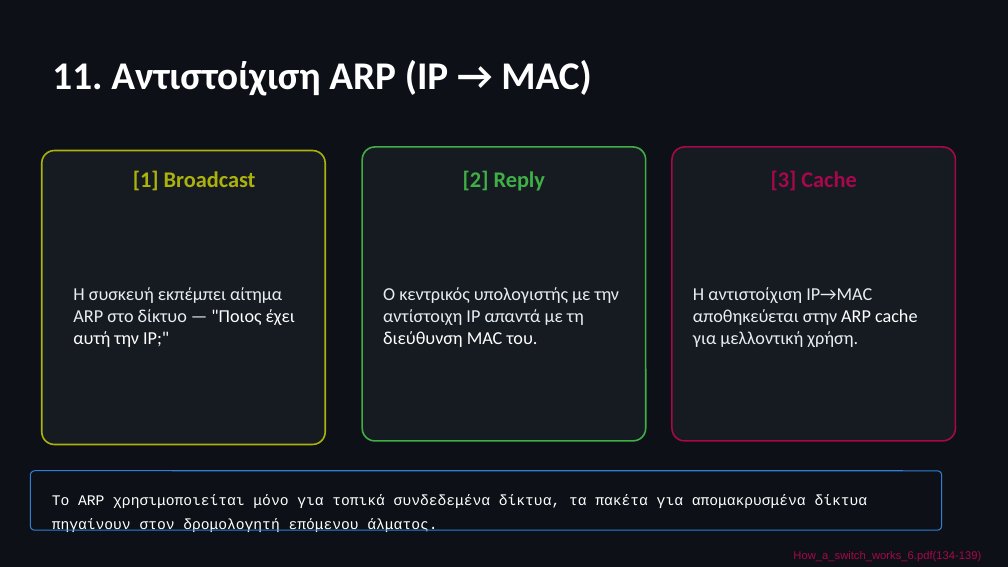
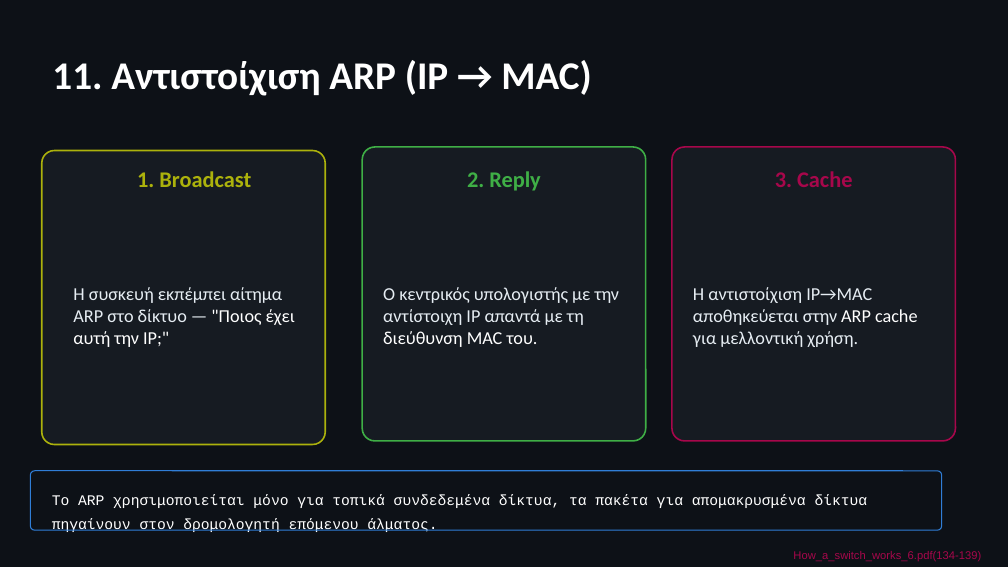
Before and after one commit to PanagopoulosNikolaos/DitOpenNotes, a slide deck: slide 14 of Year_2/Semester_4/COMPUTER_NETWORKS/Assignments/Exercise_4/How_a_switch_works.pptx. Drawn at 1008x567 pixels with LibreOffice and Linux fonts; fonts in the diff are those of the drawing. Boxes give left, top, right and bottom in pixels: in the first picture for what was removed or moved away, otherwise in the second. Text is boxed around its words. In the diff, an @@ line names an element or a change of style, - is before the commit and + after.

```diff
--- a/Year_2/Semester_4/COMPUTER_NETWORKS/Assignments/Exercise_4/How_a_switch_works.pptx
+++ b/Year_2/Semester_4/COMPUTER_NETWORKS/Assignments/Exercise_4/How_a_switch_works.pptx
@@ text at bbox=[137, 171, 251, 187]: text changed @@
-[1] Broadcast
+1. Broadcast
@@ text at bbox=[467, 171, 541, 191]: text changed @@
-[2] Reply
+2. Reply
@@ text at bbox=[775, 171, 852, 187]: text changed @@
-[3] Cache
+3. Cache
```
Also in this commit, not shown: 2 other slides changed.
